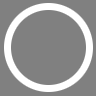
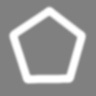
Layers edited between the first and the second 96×96 image:
renamed "Háttér" to "kör", hid it, moved it above "rombusz" over left=4, top=3, right=93, bottom=92
renamed "Réteg" to "otszog", showed it, moved it above "Beillesztett réteg", painted on it over left=6, top=4, right=89, bottom=86
